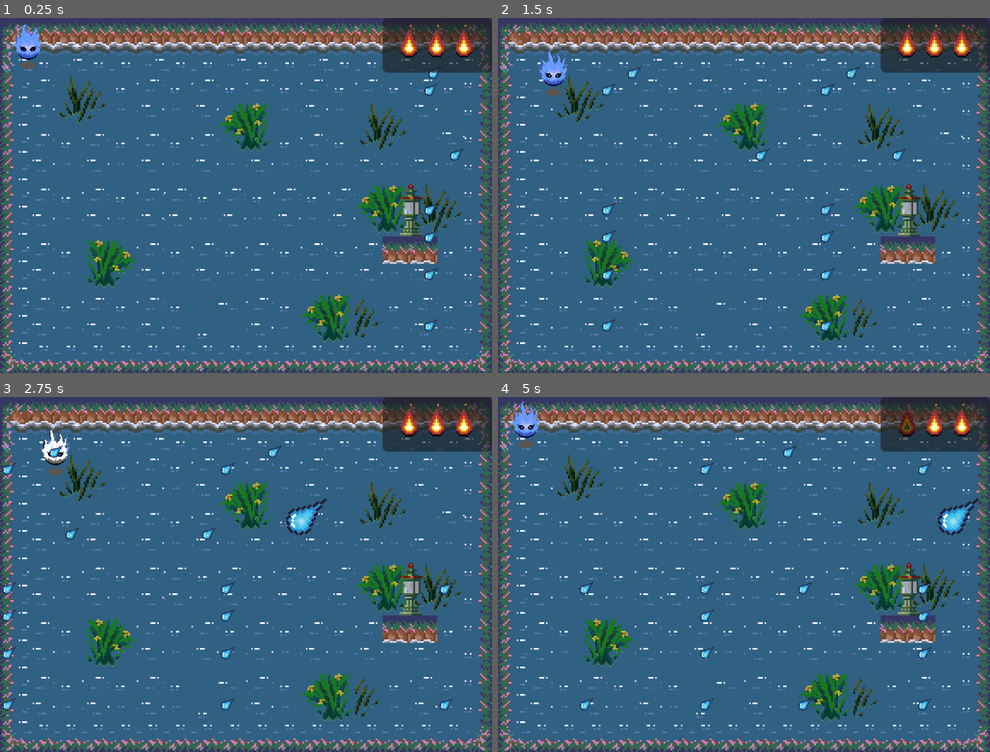
Above: before the commit, frames 1-4 (two rows, left to right).
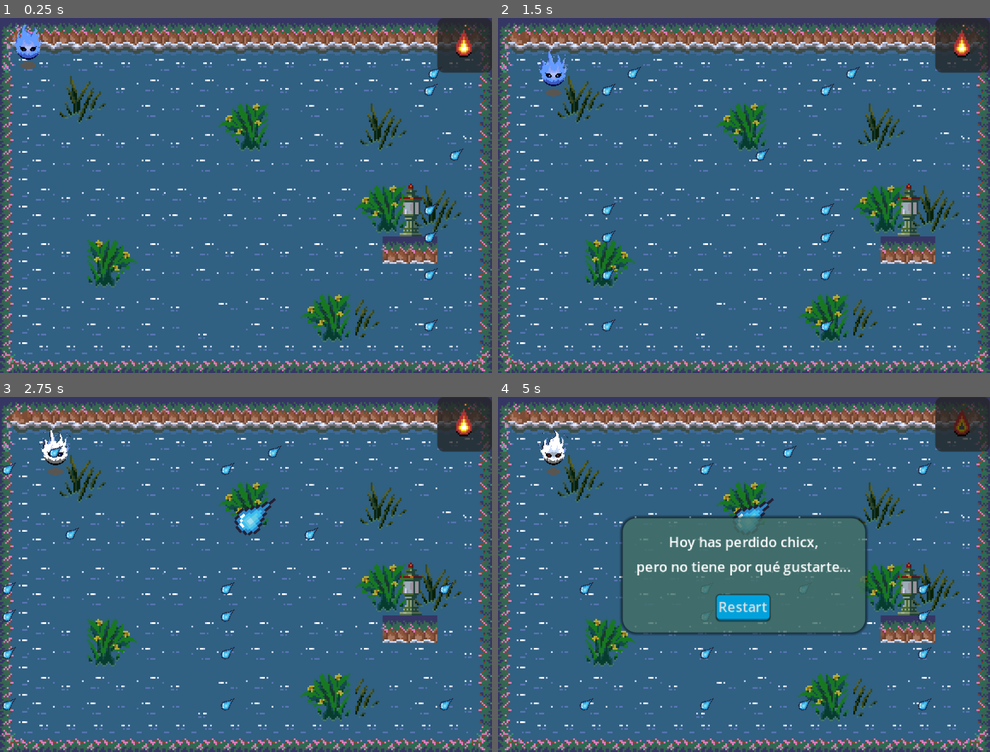
Above: after the commit, the same moments.

Repository: Edric723/Frogger_swamp
Game: Godot game, scene res://src/scenes/main.tscn
The game is run twice, just before and just after one commit, with the same random seed, the same clock (stepped at 60 frames per second) and the same inputs.
Inputs:
- Up to frame 1 (0.25 s): no input
- Up to frame 2 (1.5 s): hold Right (right) 0.53-1.28 s; hold Down (down) from 1.28 s (still down)
- Up to frame 3 (2.75 s): release Down (down) at 2.03 s; hold Right (right) from 2.03 s (still down)
- Up to frame 4 (5 s): release Right (right) at 2.78 s; hold Up (up) 2.78-3.53 s; hold Left (left) from 3.53 s (still down)

The runs differ from the first frame. In frame 1, 1.8% of the frame differs, in the area x 77-100%, y 0-16%; in frame 2, 1.9%; in frame 3, 2.8%; in frame 4, 7.5%, in the area x 2-100%, y 0-68%.

Commit message:
Update - UI fixes
- Estilos nuevos para la UI.
- Mejora de botón, panel y label.

Diff:
--- a/src/scenes/hud.tscn
+++ b/src/scenes/hud.tscn
@@ -1,6 +1,73 @@
-[gd_scene load_steps=2 format=3 uid="uid://gvrr7ct0jdht"]
+[gd_scene load_steps=9 format=3 uid="uid://gvrr7ct0jdht"]
 
 [ext_resource type="Script" uid="uid://7o7y6m2j6ysq" path="res://src/scripts/hud.gd" id="1_byxfp"]
+
+[sub_resource type="StyleBoxFlat" id="StyleBoxFlat_ygq70"]
+bg_color = Color(0.141176, 0.141176, 0.141176, 0.756863)
+border_color = Color(0.262745, 0.262745, 0.262745, 0.85098)
+border_blend = true
+corner_radius_top_left = 4
+corner_radius_top_right = 4
+corner_radius_bottom_right = 4
+corner_radius_bottom_left = 4
+
+[sub_resource type="Theme" id="Theme_erks1"]
+PanelContainer/styles/panel = SubResource("StyleBoxFlat_ygq70")
+
+[sub_resource type="StyleBoxFlat" id="StyleBoxFlat_erks1"]
+bg_color = Color(0.392157, 0.647059, 0.592157, 0.556863)
+corner_radius_top_left = 8
+corner_radius_top_right = 8
+corner_radius_bottom_right = 8
+corner_radius_bottom_left = 8
+shadow_size = 2
+
+[sub_resource type="StyleBoxFlat" id="StyleBoxFlat_u5uw0"]
+bg_color = Color(0.42837, 0.803398, 1, 1)
+border_width_bottom = 1
+border_color = Color(1.34766e-06, 0.399558, 0.551824, 1)
+corner_radius_top_left = 2
+corner_radius_top_right = 2
+corner_radius_bottom_right = 2
+corner_radius_bottom_left = 2
+expand_margin_left = 1.0
+expand_margin_top = 1.0
+expand_margin_right = 1.0
+expand_margin_bottom = 1.0
+shadow_size = 1
+
+[sub_resource type="StyleBoxFlat" id="StyleBoxFlat_byxfp"]
+bg_color = Color(1.02037e-05, 0.63478, 0.867807, 1)
+border_width_bottom = 1
+border_color = Color(1.34766e-06, 0.399558, 0.551824, 1)
+corner_radius_top_left = 2
+corner_radius_top_right = 2
+corner_radius_bottom_right = 2
+corner_radius_bottom_left = 2
+expand_margin_left = 1.0
+expand_margin_top = 1.0
+expand_margin_right = 1.0
+expand_margin_bottom = 1.0
+shadow_size = 1
+
+[sub_resource type="StyleBoxFlat" id="StyleBoxFlat_3i2um"]
+bg_color = Color(1.97336e-06, 0.395484, 0.546476, 1)
+border_width_bottom = 1
+border_color = Color(6.49765e-07, 0.327562, 0.453946, 1)
+corner_radius_top_left = 2
+corner_radius_top_right = 2
+corner_radius_bottom_right = 2
+corner_radius_bottom_left = 2
+expand_margin_left = 1.0
+expand_margin_top = 1.0
+expand_margin_right = 1.0
+expand_margin_bottom = 1.0
+shadow_size = 1
+
+[sub_resource type="Theme" id="Theme_u5uw0"]
+Button/styles/hover = SubResource("StyleBoxFlat_u5uw0")
+Button/styles/normal = SubResource("StyleBoxFlat_byxfp")
+Button/styles/pressed = SubResource("StyleBoxFlat_3i2um")
 
 [node name="hud" type="CanvasLayer"]
 script = ExtResource("1_byxfp")
@@ -17,6 +84,7 @@
 layout_mode = 2
 size_flags_horizontal = 4
 size_flags_vertical = 4
+theme = SubResource("Theme_erks1")
 
 [node name="HBoxContainer" type="HBoxContainer" parent="MarginContainer/PanelContainer"]
 layout_direction = 3
@@ -42,6 +110,7 @@
 anchor_bottom = 0.5
 grow_horizontal = 2
 grow_vertical = 2
+theme_override_styles/panel = SubResource("StyleBoxFlat_erks1")
 
 [node name="MarginContainer" type="MarginContainer" parent="Panel_Resultado"]
 layout_mode = 2
@@ -65,7 +134,10 @@
 layout_mode = 2
 size_flags_horizontal = 4
 size_flags_vertical = 4
+theme = SubResource("Theme_u5uw0")
 theme_override_font_sizes/font_size = 8
+keep_pressed_outside = true
 text = "Restart"
+icon_alignment = 1
 
 [connection signal="pressed" from="Panel_Resultado/MarginContainer/GridContainer/Button" to="." method="_on_button_pressed"]
--- a/src/scenes/main.tscn
+++ b/src/scenes/main.tscn
@@ -17,6 +17,7 @@
 position = Vector2(16, 16)
 scale = Vector2(0.5, 0.5)
 velocidad = 35
+vidas = 1
 
 [node name="spawner_obstaculos" type="Node" parent="."]
 script = ExtResource("3_o81g6")
@@ -32,14 +33,14 @@
 position = Vector2(0, 70)
 scale = Vector2(3, 3)
 contador_obstaculos = 5
-distancia_entre_obstaculos = 100
+distancia_entre_obstaculos = 90
 velocidad = 120
 
 [node name="linea_obstaculo3" parent="spawner_obstaculos" instance=ExtResource("3_32aa5")]
 z_index = 3
 position = Vector2(0, 80)
 contador_obstaculos = 2
-distancia_entre_obstaculos = 80
+distancia_entre_obstaculos = 140
 velocidad = 90
 
 [node name="linea_obstaculo4" parent="spawner_obstaculos" instance=ExtResource("3_32aa5")]
--- a/src/scenes/obstaculo.tscn
+++ b/src/scenes/obstaculo.tscn
@@ -15,5 +15,6 @@
 region_rect = Rect2(0, 32, 32, 32)
 
 [node name="CollisionShape2D" type="CollisionShape2D" parent="."]
-position = Vector2(0, 1)
+position = Vector2(-1, 1)
+rotation = 0.872665
 shape = SubResource("RectangleShape2D_7dp8y")
